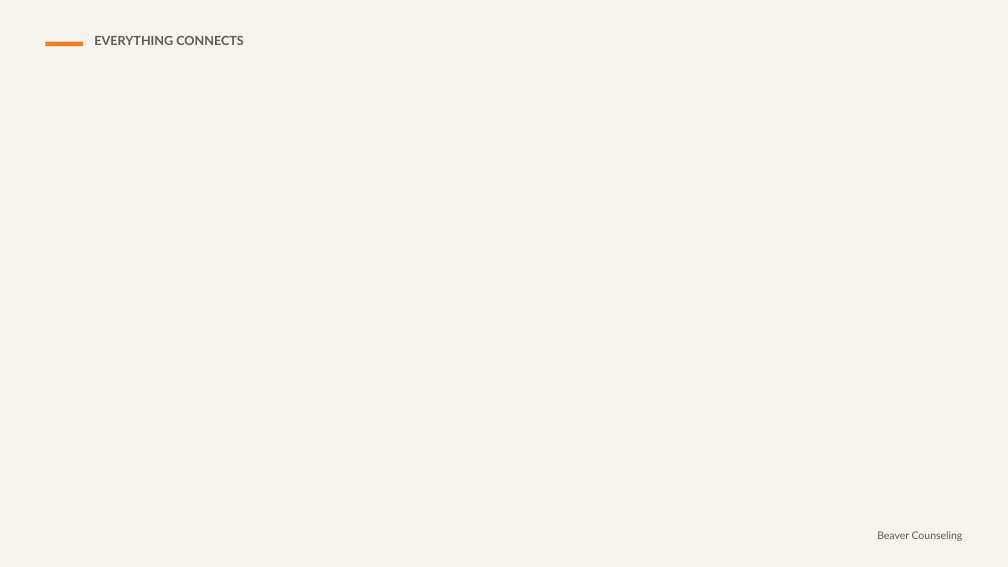
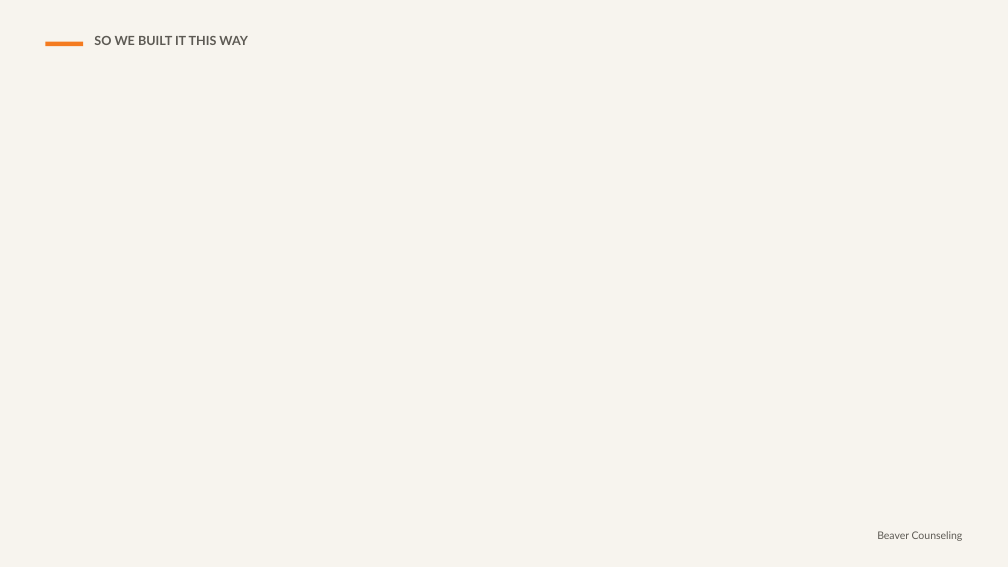
Before and after one commit to rmwtoolkit/bcds-toolkit, a slide deck: slide 18 of decks/everything-connects-lesson-v2.pptx (slide 22 before the commit). Drawn at 1008x567 pixels with LibreOffice and Linux fonts; fonts in the diff are those of the drawing; background and template pictures are left out. Boxes give left, top, right and bottom in pixels: in the first picture for what was removed or moved away, otherwise in the second. Text is boxed around its words. In the diff, an @@ line names an element or a change of style, - is before the commit and + after.

```diff
--- a/decks/everything-connects-lesson-v2.pptx
+++ b/decks/everything-connects-lesson-v2.pptx
@@ text at [94,36,248,45]: text changed @@
-EVERYTHING CONNECTS
+SO WE BUILT IT THIS WAY
```
Also in this commit, not shown: 14 other slides changed, 8 slides removed, 3 other files.
